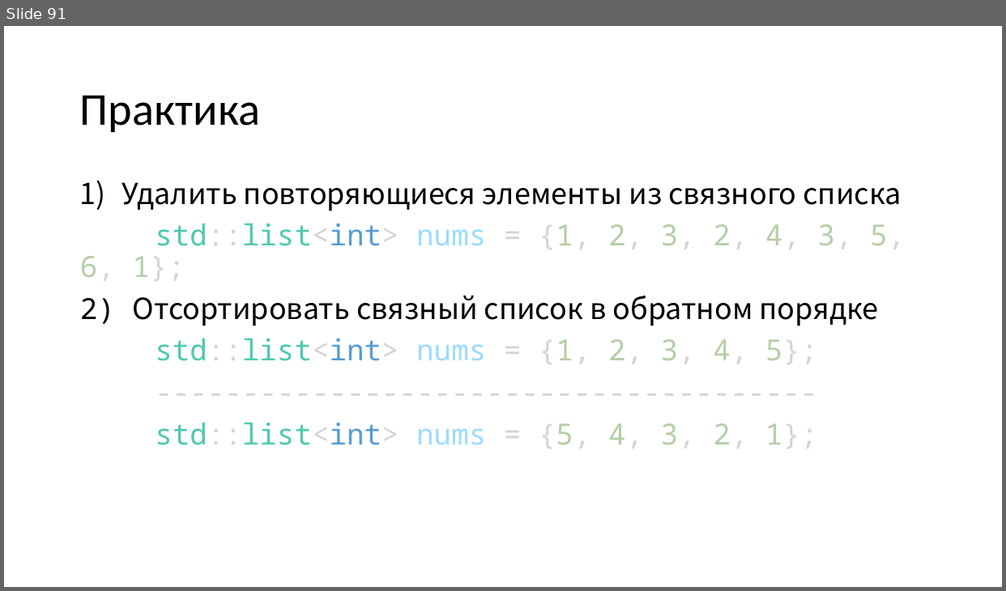
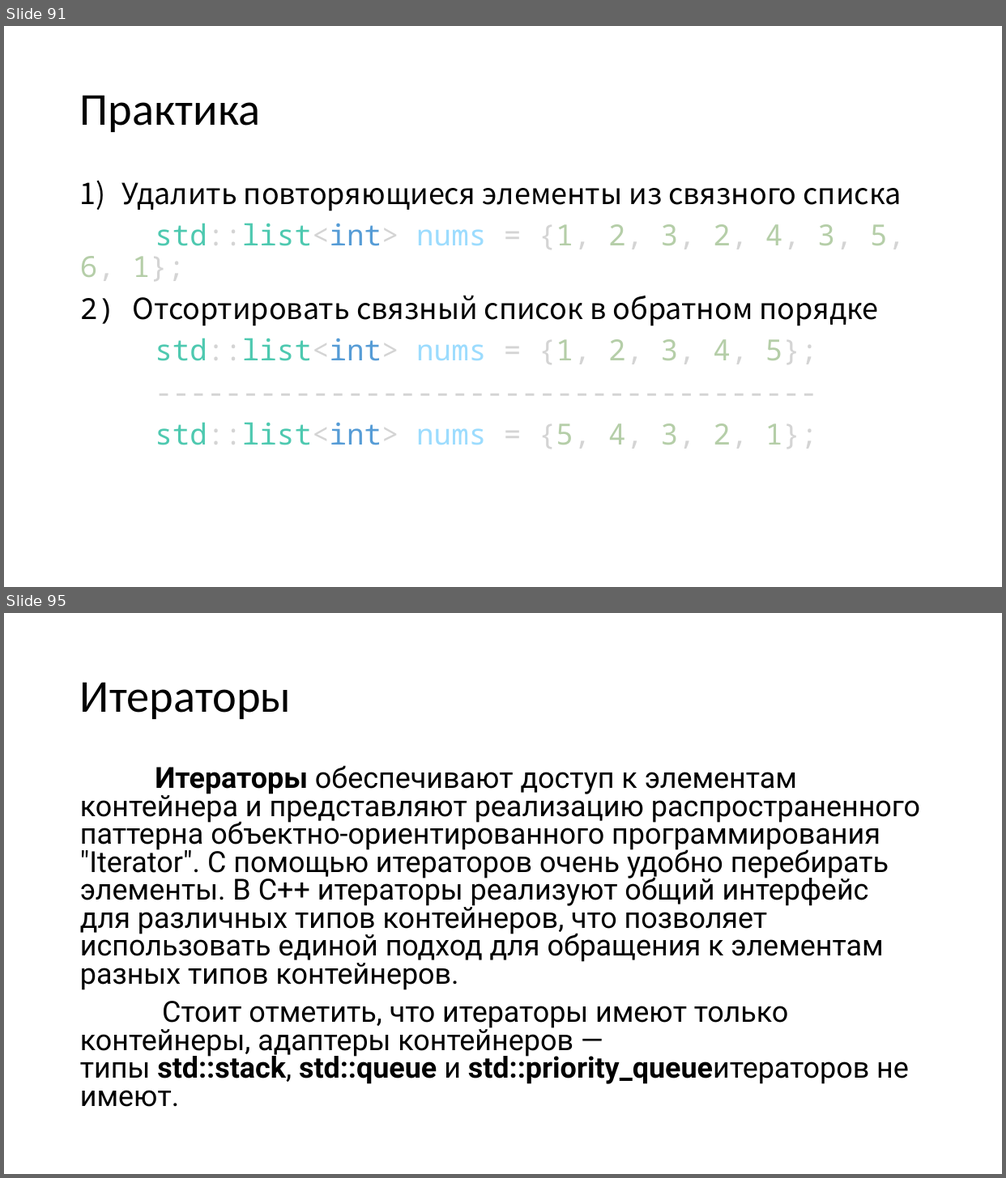
Before and after one commit to FloyzenCode/cpp-lectures, a slide deck: lecture8/lecture8.pptx. Shown one above the other, each under a label of ours: slide 91 before the commit, slides 91 and 95 after it; the slides between them are not shown. The pictures are 1006x591 and 1006x1178 pixels, drawn with LibreOffice and Linux fonts; fonts in the diff are those of the drawing. Boxes give left, top, right and bottom in pixels: in the first picture for what was removed or moved away, otherwise in the second. Text is boxed around its words. In the diff, an @@ line names an element or a change of style, - is before the commit and + after.

```diff
--- a/lecture8/lecture8.pptx
+++ b/lecture8/lecture8.pptx
@@ slide 95 added at [4, 613, 1002, 1174], background #FFFFFF @@
@@ title added at [80, 682, 291, 719], 44 pt, text #000000 @@
+Итераторы
@@ text added at [80, 765, 920, 1107], 28 pt, text #000000 @@
+Итераторы обеспечивают доступ к элементам контейнера и представляют реализацию распространенного паттерна объектно-ориентированного программирования "Iterator". С помощью итераторов очень удобно перебирать элементы. В C++ итераторы реализуют общий интерфейс для различных типов контейнеров, что позволяет использовать единой подход для обращения к элементам разных типов контейнеров.
+Стоит отметить, что итераторы имеют только контейнеры, адаптеры контейнеров — типы std::stack, std::queue и std::priority_queueитераторов не имеют.
```
Also in this commit, not shown: 1 slide changed, 30 other slides added, 3 other files.
